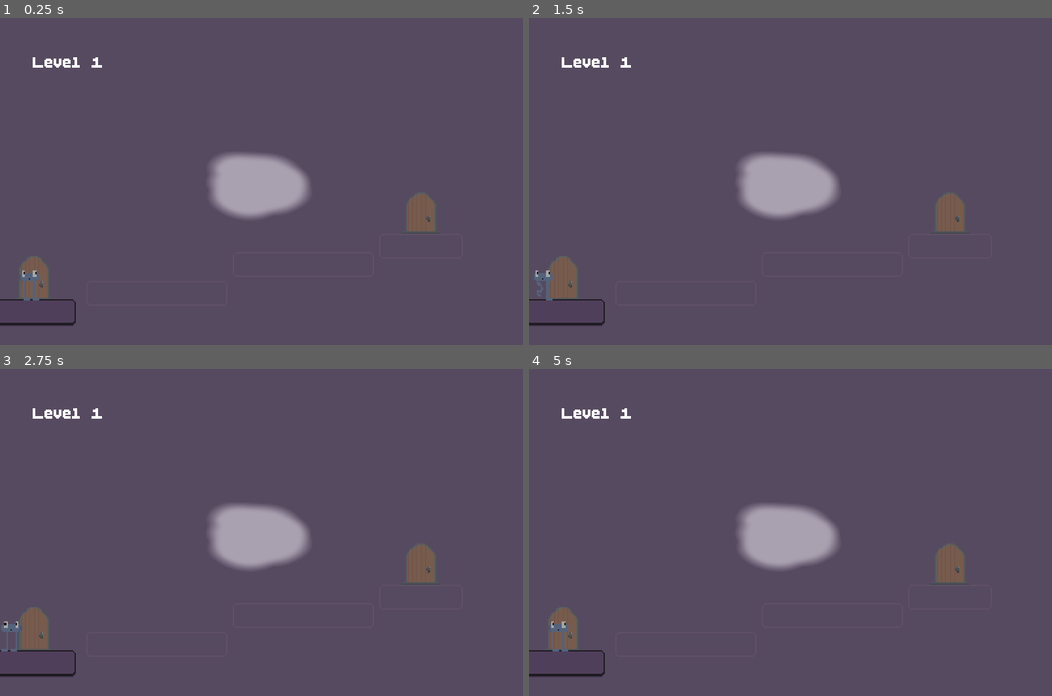
Above: before the commit, frames 1-4 (two rows, left to right).
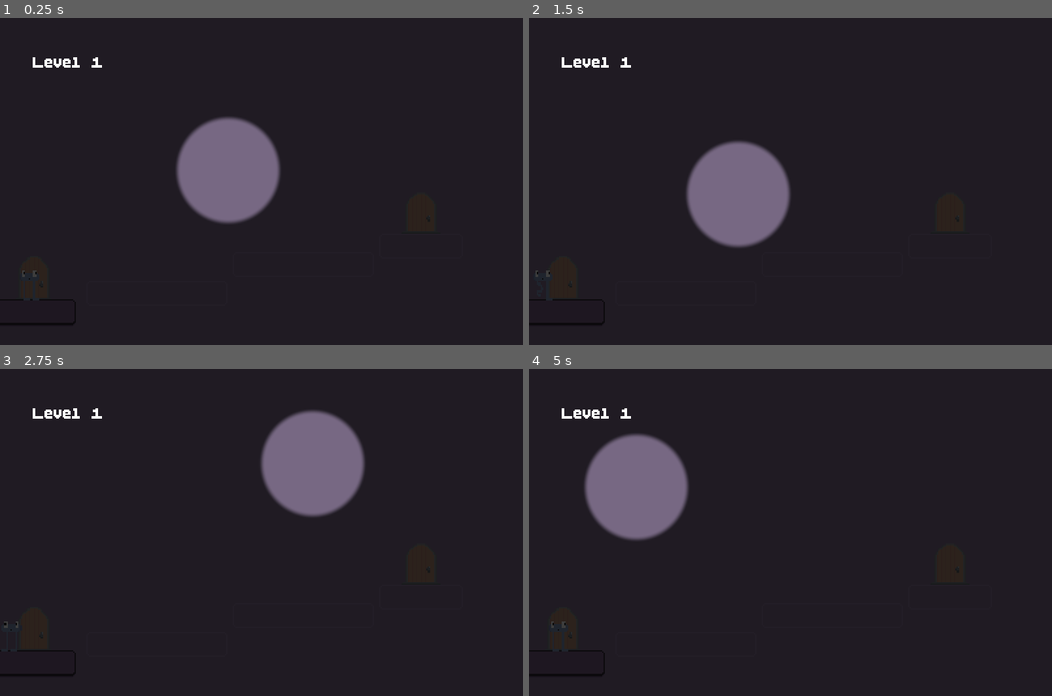
Above: after the commit, the same moments.

Repository: arrowira/dtj36
Game: Godot game, scene res://main.tscn
The game is run twice, just before and just after one commit, with the same random seed, the same clock (stepped at 60 frames per second) and the same inputs.
Inputs (mouse positions are in pixels of both pictures, inside the frame that each line leads up to):
- Up to frame 1 (0.25 s): no input
- Up to frame 2 (1.5 s): move the mouse to (905, 165) at 0.52 s; hold Up (up) from 0.53 s (still down); tap A (lt) at 0.6 s; move the mouse to (685, 197) at 1.27 s; tap D (rt) at 1.35 s
- Up to frame 3 (2.75 s): move the mouse to (313, 460) at 2.02 s; release Up (up) at 2.03 s; tap A (lt) at 2.1 s
- Up to frame 4 (5 s): move the mouse to (764, 597) at 2.77 s; hold Up (up) 2.78-4.28 s; tap D (rt) at 2.85, 4.35 s; move the mouse to (947, 581) at 3.52 s; tap A (lt) at 3.6 s; move the mouse to (633, 483) at 4.27 s; tap Up (up) at 4.52 s

The runs differ from the first frame. In frame 1, 99% of the frame differs, in the area x 0-100%, y 0-100%; in frame 2, 99%; in frame 3, 99%; in frame 4, 99%.

Commit message:
spot brightness tweaks

Diff:
--- a/dtj-36-proj/spot_light2.gdshader
+++ b/dtj-36-proj/spot_light2.gdshader
@@ -8,18 +8,19 @@
 uniform float innerRad = .04;
 
 void fragment() {
-	float darkScale = .5;
-	float lightDial = .5;
-	vec4 lightBoost = vec4(.2,.2,.2,.2);
-	float innerRad = .04;
+	float darkOpacity = .7;
+	float lightDial = .4;
+	vec4 lightBoost = vec4(1.) * .1;
 	float spread = .02;
 	float aspect = 800./500.;
 
 	vec4 prev = textureLod(screen_texture, SCREEN_UV, 0.0);
-	vec4 dark = prev * vec4(0.,0.,0., darkScale);
+
+	vec4 dark = prev * vec4(0.,0.,0., darkOpacity);
 	vec4 light = prev * vec4(1.,1.,1., lightDial) + lightBoost;
-	float d = length((UV - mouse_position)*vec2(aspect,1));
-	float dCurved = smoothstep(innerRad+spread, innerRad, d);
+
+	float d = length((UV - mouse_position) * vec2(aspect,1));
+	float dCurved = smoothstep(innerRad + spread, innerRad, d);
     COLOR = mix(dark, light, dCurved);
 }
 
